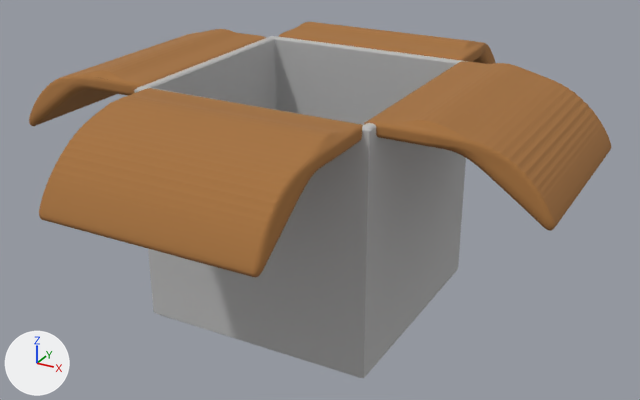
Renders of the glTF model public/UmgeknicktesPaket/umgeknicktesPaket.glb from each side of a commit.
The view is the same before and after, from a 50 mm camera at (9.92, -17.64, 11.44) aimed at (0.17, 0.08, 2.58). The axes (+X, +Y, +Z) are drawn at lower left. The lights are the same throughout.

In view in the first picture: '23_02_03_06_01_50_711_1', 'umgeknicktesPaket'.
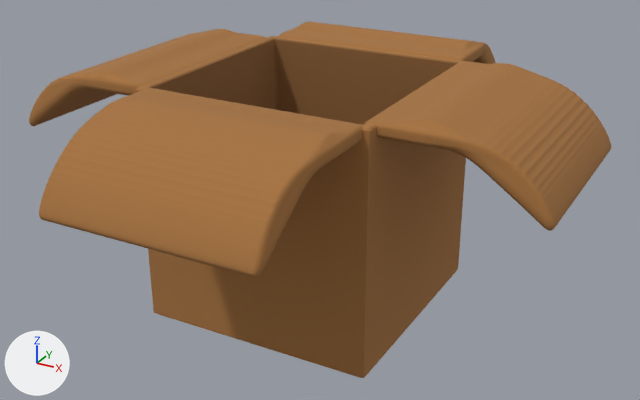
What changed in the scene script:
```text
Add img_23_02_03_06_01_50_711_0_color:
    img_23_02_03_06_01_50_711_0_color = load_image('23_02_03_06_01_50_711_0_color', '_unpacked/23_02_03_06_01_50_711_0_color', 2048, 2048, 'sRGB')
Add mat_23_02_03_06_01_50_711_0:
    mat_23_02_03_06_01_50_711_0 = principled_material('23_02_03_06_01_50_711_0')
    mat_23_02_03_06_01_50_711_0.texture = img_23_02_03_06_01_50_711_0_color
    mat_23_02_03_06_01_50_711_0.roughness = 1.0
Change me_umgeknicktespaket_mesh:
    where me_umgeknicktespaket_mesh.from_pydata(...)  # 4001 vertices, 7998 faces; spans x -2.91..2.91, y -2.91..2.91, z -0.02..5.79
    remove me_umgeknicktespaket_mesh.materials.append(mat_umgeknicktespaket)  # grey #bcbcbc
    add me_umgeknicktespaket_mesh.materials.append(mat_23_02_03_06_01_50_711_0)  # picture img_23_02_03_06_01_50_711_0_color
```

What differs and where, as boxes [x1, y1, x2, y2] in the pictures (640 x 400 px):
'umgeknicktesPaket', recoloured (grey to brown)
    both: [134, 36, 468, 378]
